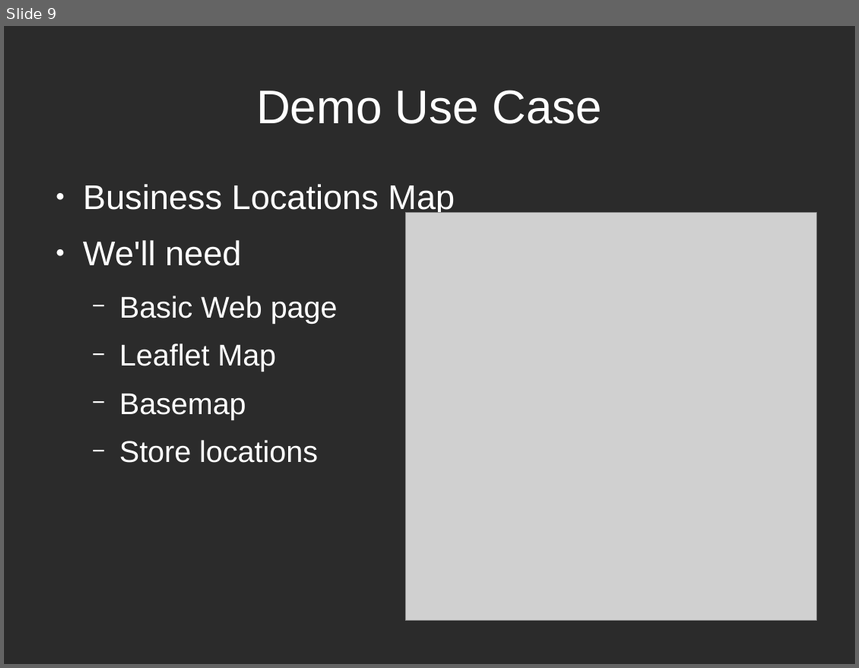
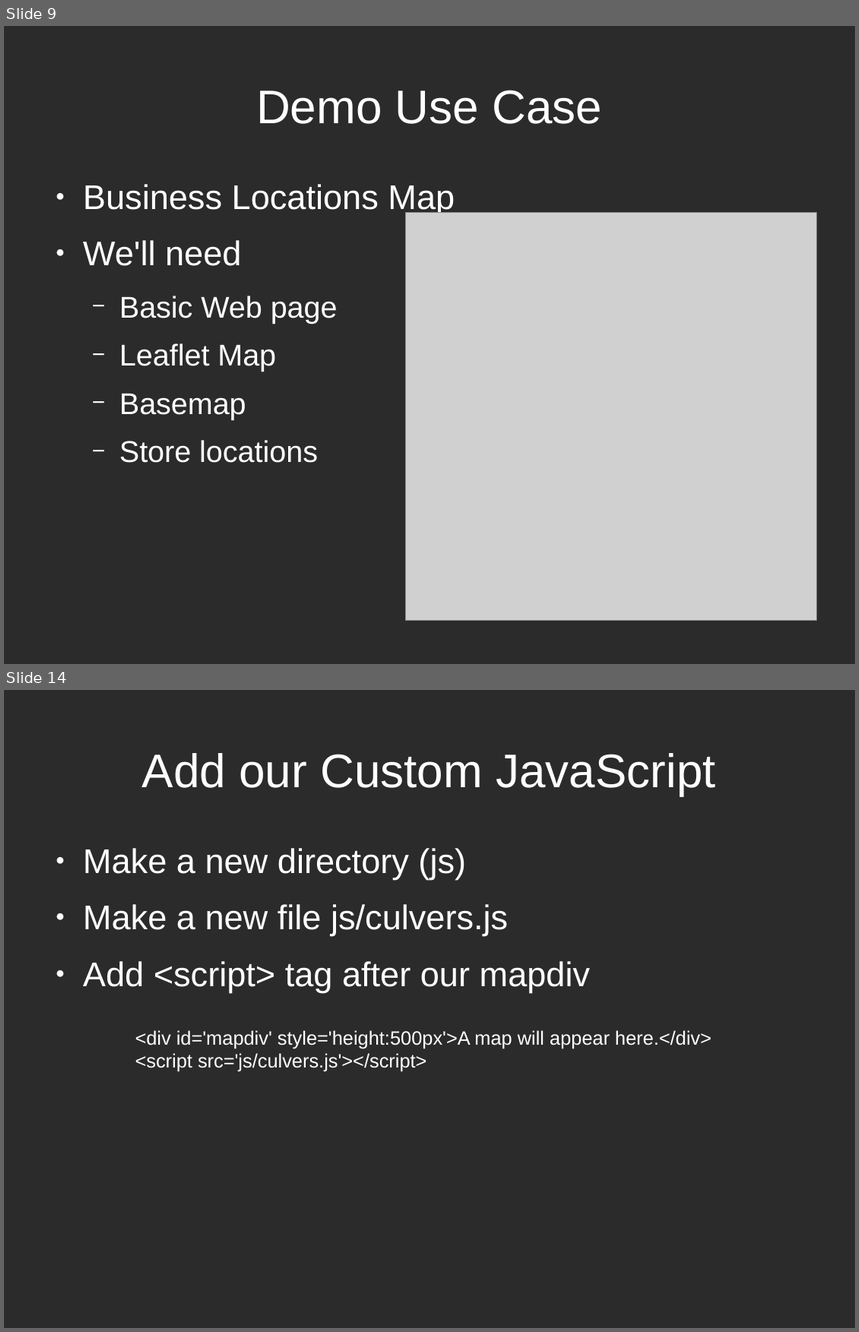
Before and after one commit to stuporglue/leaflet-crash-course, a slide deck: Presentation.odp. Shown one above the other, each under a label of ours: slide 9 before the commit, slides 9 and 14 after it; the slides between them are not shown. The pictures are 859x668 and 859x1332 pixels, drawn with LibreOffice and Linux fonts; fonts in the diff are those of the drawing; grey boxes stand for pictures; background and template pictures are left out; a plain dark background stands for a picture behind light text. Boxes give left, top, right and bottom in pixels: in the first picture for what was removed or moved away, otherwise in the second. Text is boxed around its words. In the diff, an @@ line names an element or a change of style, - is before the commit and + after.

```diff
--- a/Presentation.odp
+++ b/Presentation.odp
@@ slide 14 added at (4,690,855,1328), background picture (left out) @@
@@ title added at (142,753,716,796), 44 pt, text #FFFFFF @@
+Add our Custom JavaScript
@@ text added at (83,848,591,992), 32 pt, text #FFFFFF @@
+● Make a new directory (js)
+● Make a new file js/culvers.js
+● Add <script> tag after our mapdiv
@@ text added at (135,1030,712,1072), 18 pt, text #FFFFFF @@
+<div id='mapdiv' style='height:500px'>A map will appear here.</div>
+<script src='js/culvers.js'></script>
```
Also in this commit, not shown: 2 slides changed, 21 other slides added, 1 slide removed.
